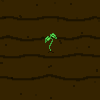
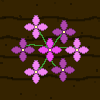
Layer changes from the first 100x100 image to the second:
added group "Flower_Bunch_Merged" with 3 layers above "Flower_Bunch" over [11, 15, 89, 84]
added layer "Flower_Petals_Outline" (1st of 8, in "Flower_Bunch_Merged") in group "Flower_Bunch_Merged" over [11, 15, 89, 84]
added layer "Flower_Petals" (1st of 8, in "Flower_Bunch_Merged") in group "Flower_Bunch_Merged" over [11, 15, 89, 84]
added layer "Flower_Root" (1st of 2, in "Flower_Bunch_Merged") in group "Flower_Bunch_Merged" over [22, 26, 78, 72]
hid group "Sprout" (5 layers) over [45, 33, 57, 53]
painted on "Sprout_Leaves_Color" over [45, 33, 57, 43]
